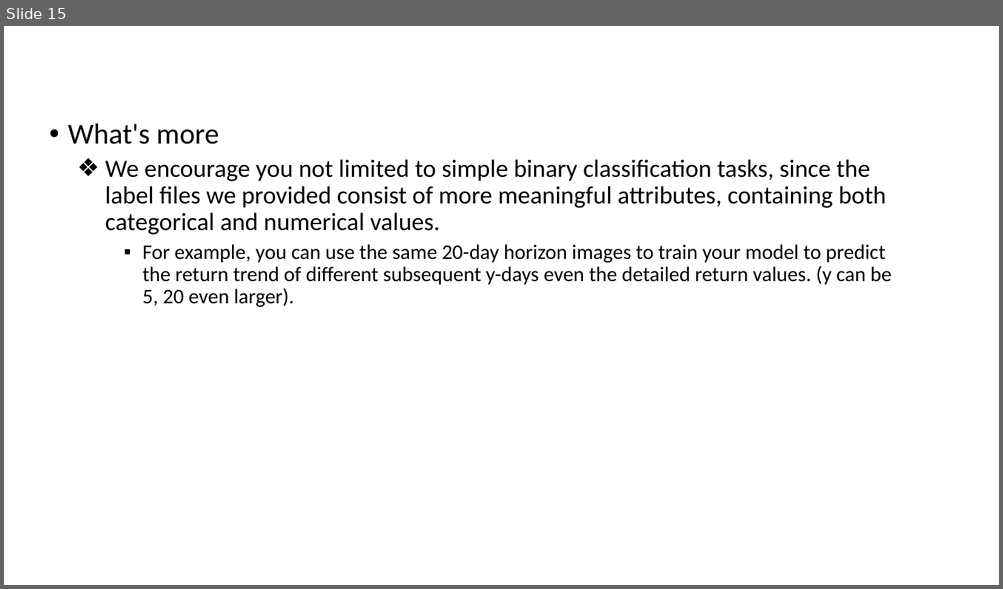
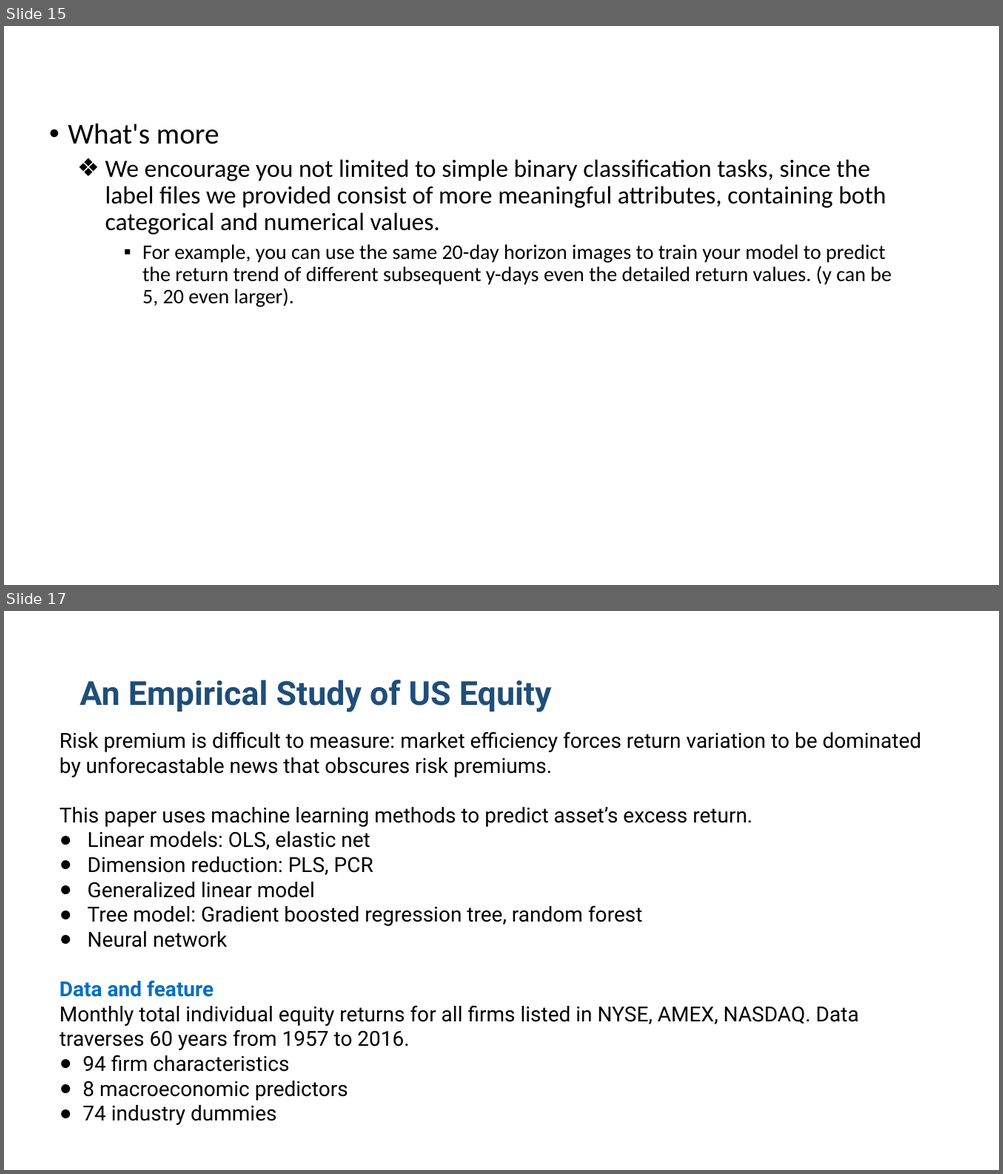
Before and after one commit to yao-lab/yao-lab.github.io, a slide deck: aifin/2021/slides/Xiu_Reimage.pptx. Shown one above the other, each under a label of ours: slide 15 before the commit, slides 15 and 17 after it; the slides between them are not shown. The pictures are 1003x589 and 1003x1174 pixels, drawn with LibreOffice and Linux fonts; fonts in the diff are those of the drawing. Boxes give left, top, right and bottom in pixels: in the first picture for what was removed or moved away, otherwise in the second. Text is boxed around its words. In the diff, an @@ line names an element or a change of style, - is before the commit and + after.

```diff
--- a/aifin/2021/slides/Xiu_Reimage.pptx
+++ b/aifin/2021/slides/Xiu_Reimage.pptx
@@ slide 17 added at (x1=4, y1=611, x2=999, y2=1170), background #FFFFFF @@
@@ title added at (x1=79, y1=680, x2=552, y2=712), 32 pt, text #1F4E79, bold @@
+An Empirical Study of US Equity
@@ text added at (x1=60, y1=732, x2=922, y2=1125), 20 pt, text #000000 @@
+Risk premium is difficult to measure: market efficiency forces return variation to be dominated by unforecastable news that obscures risk premiums.
+This paper uses machine learning methods to predict asset’s excess return.
+● Linear models: OLS, elastic net
+● Dimension reduction: PLS, PCR
+● Generalized linear model
+● Tree model: Gradient boosted regression tree, random forest
+● Neural network
+Data and feature
+Monthly total individual equity returns for all firms listed in NYSE, AMEX, NASDAQ. Data traverses 60 years from 1957 to 2016.
+● 94 firm characteristics
+● 8 macroeconomic predictors
+● 74 industry dummies
```
Also in this commit, not shown: 1 slide changed, 5 other slides added, 4 other files.
